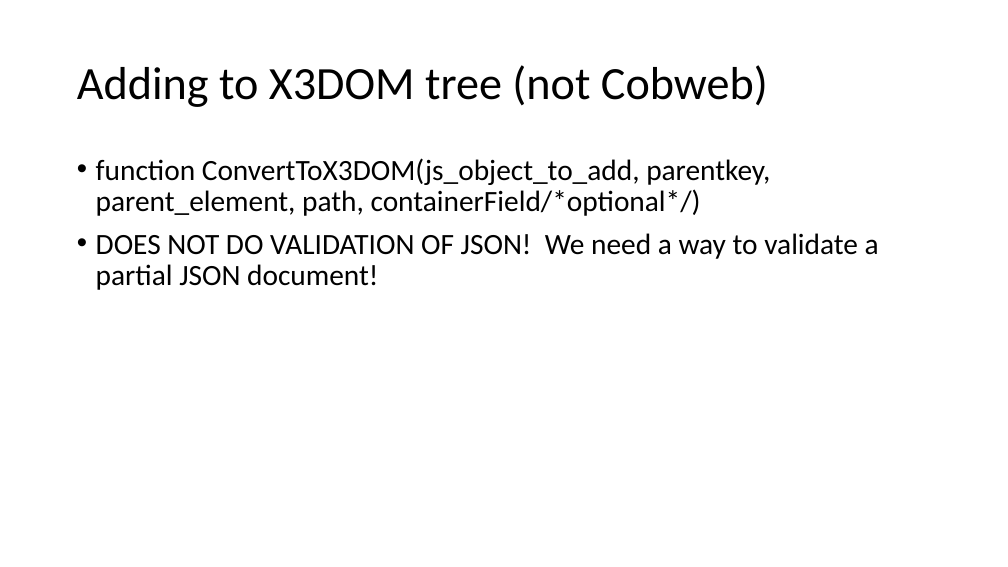
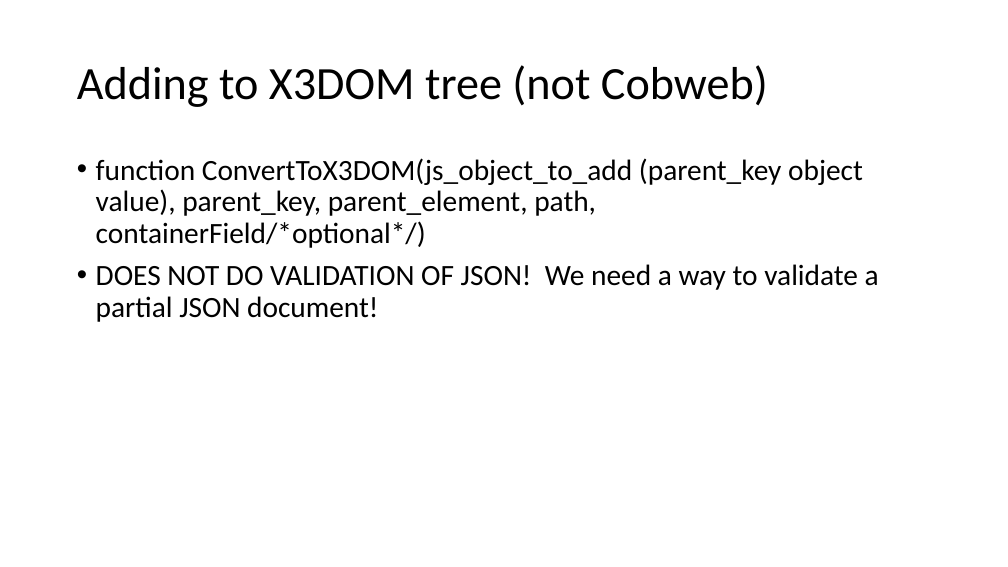
Before and after one commit to coderextreme/X3DJSONLD, a slide deck: slide 14 of doc/X3DJSONLoaderTutorial.pptx. Drawn at 1008x567 pixels with LibreOffice and Linux fonts; fonts in the diff are those of the drawing. Boxes give left, top, right and bottom in pixels: in the first picture for what was removed or moved away, otherwise in the second. Text is boxed around its words. In the diff, an @@ line names an element or a change of style, - is before the commit and + after.

```diff
--- a/doc/X3DJSONLoaderTutorial.pptx
+++ b/doc/X3DJSONLoaderTutorial.pptx
@@ text at <box>96,158,863,248</box>: text changed @@
-• function ConvertToX3DOM(js_object_to_add, parentkey, parent_element, path, containerField/*optional*/)
+• function ConvertToX3DOM(js_object_to_add (parent_key object value), parent_key, parent_element, path, containerField/*optional*/)
```
Also in this commit, not shown: 1 other slide changed, 2 slides added, 3 other files.
